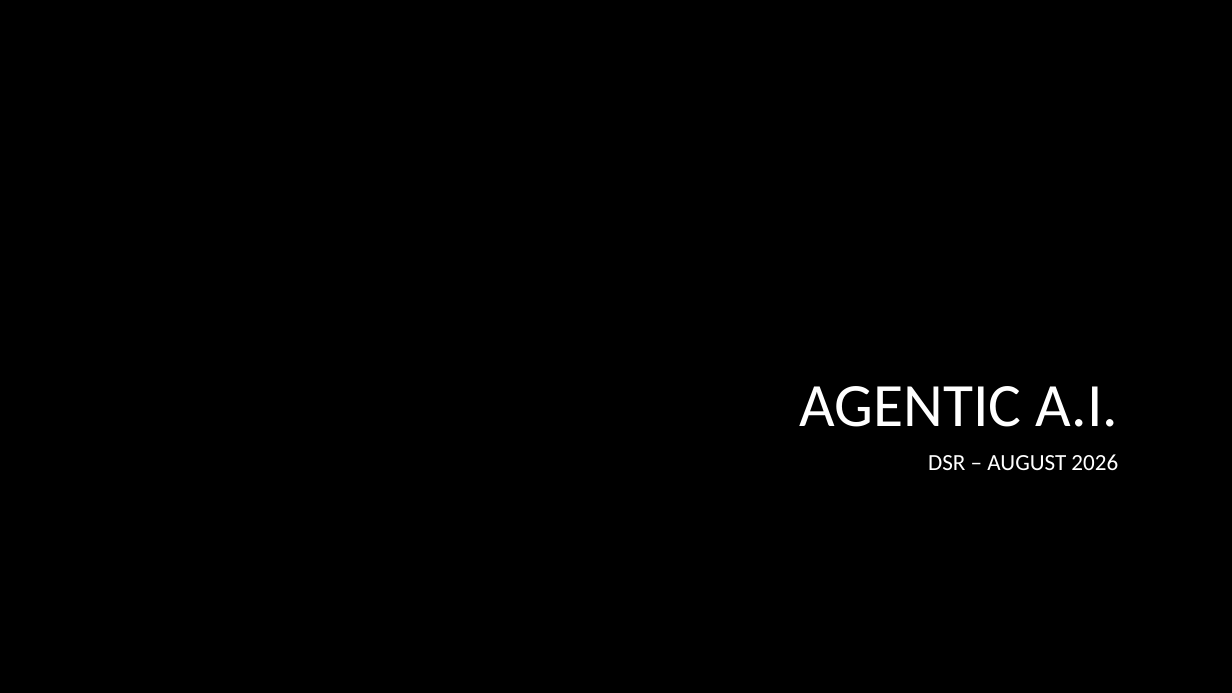
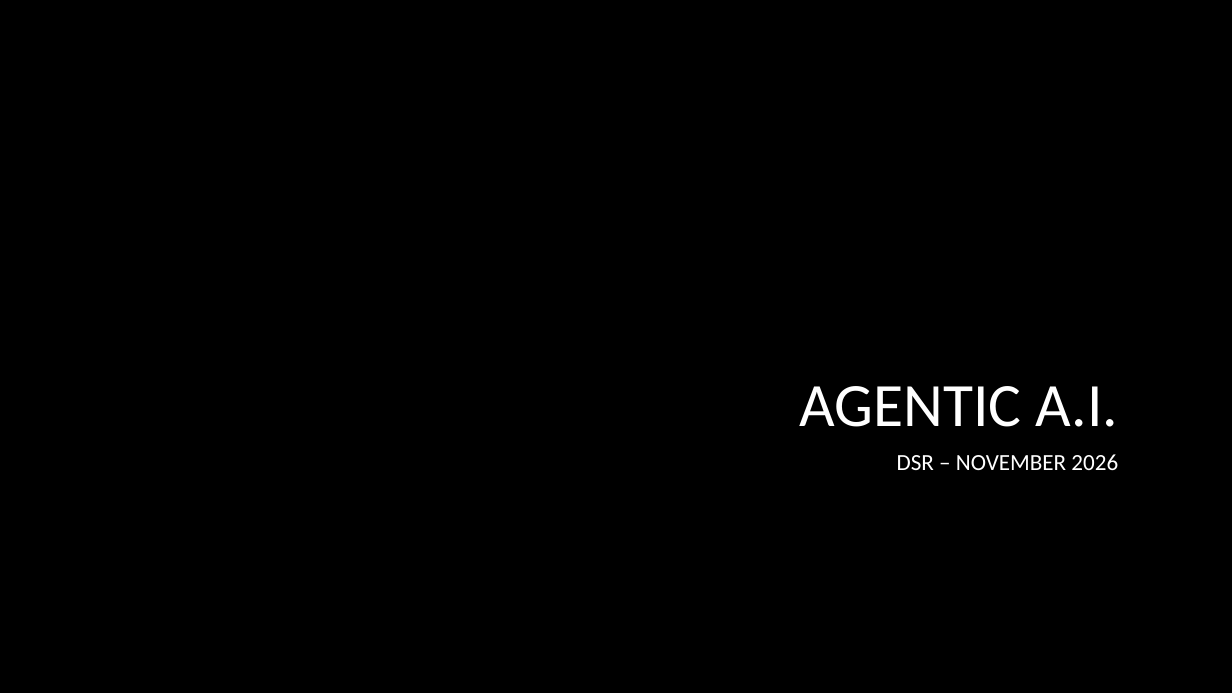
Before and after one commit to davejeon/dsr_agentic_ai, a slide deck: slide 1 of Agentic AI.pptx. Drawn at 1232x693 pixels with LibreOffice and Linux fonts; fonts in the diff are those of the drawing; background and template pictures are left out. Boxes give left, top, right and bottom in pixels: in the first picture for what was removed or moved away, otherwise in the second. Text is boxed around its words. In the diff, an @@ line names an element or a change of style, - is before the commit and + after.

```diff
--- a/Agentic AI.pptx
+++ b/Agentic AI.pptx
@@ subtitle at (897, 454, 1118, 470): text changed @@
-DSR – AUGUST 2026
+DSR – NOVEMBER 2026
```
Also in this commit, not shown: 2 other slides changed, 7 slides added, 6 other files.
